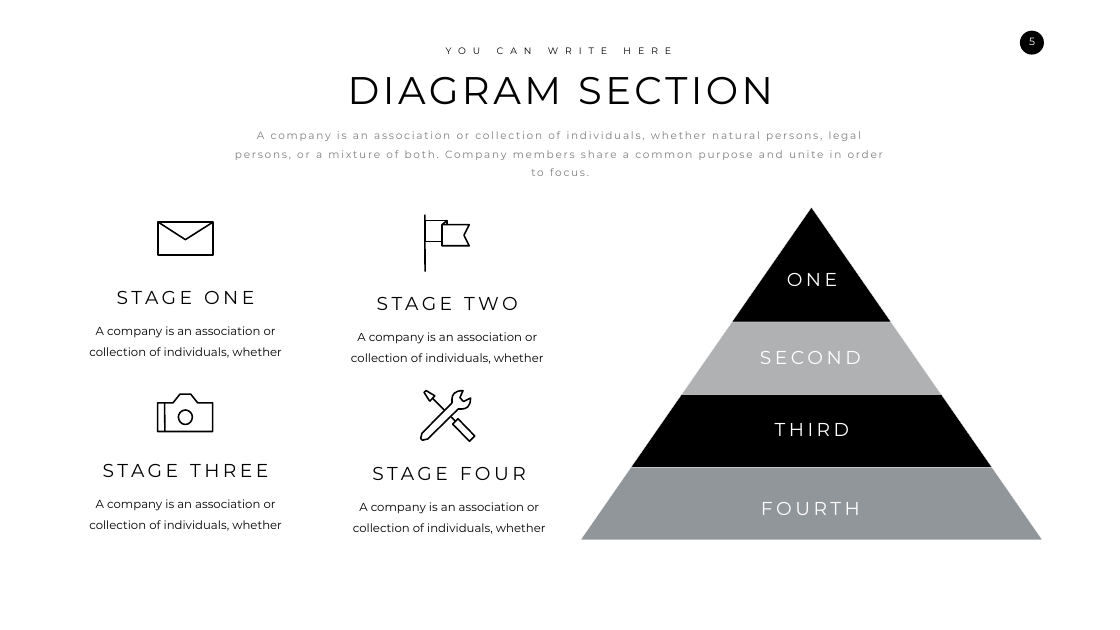
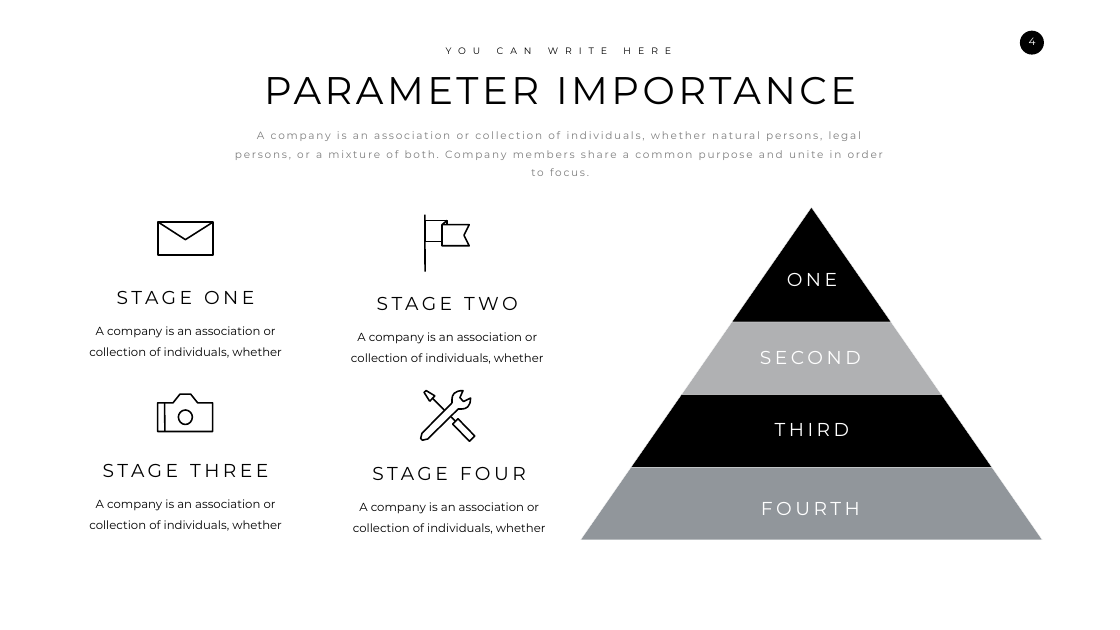
Before and after one commit to alexkim205/Knowledge-Trumps-All, a slide deck: slide 4 of Presentation.pptx (slide 5 before the commit). Drawn at 1120x630 pixels with LibreOffice and Linux fonts; fonts in the diff are those of the drawing. Boxes give left, top, right and bottom in pixels: in the first picture for what was removed or moved away, otherwise in the second. Text is boxed around its words. In the diff, an @@ line names an element or a change of style, - is before the commit and + after.

Commit message:
Presentation updated

```diff
--- a/Presentation.pptx
+++ b/Presentation.pptx
@@ page number at (1029,37,1036,45): text changed @@
-5
+4
@@ text at (264,77,856,105): text changed @@
-DIAGRAM SECTION
+PARAMETER IMPORTANCE
```
Also in this commit, not shown: 1 other slide changed, 1 slide added, 2 other files.
